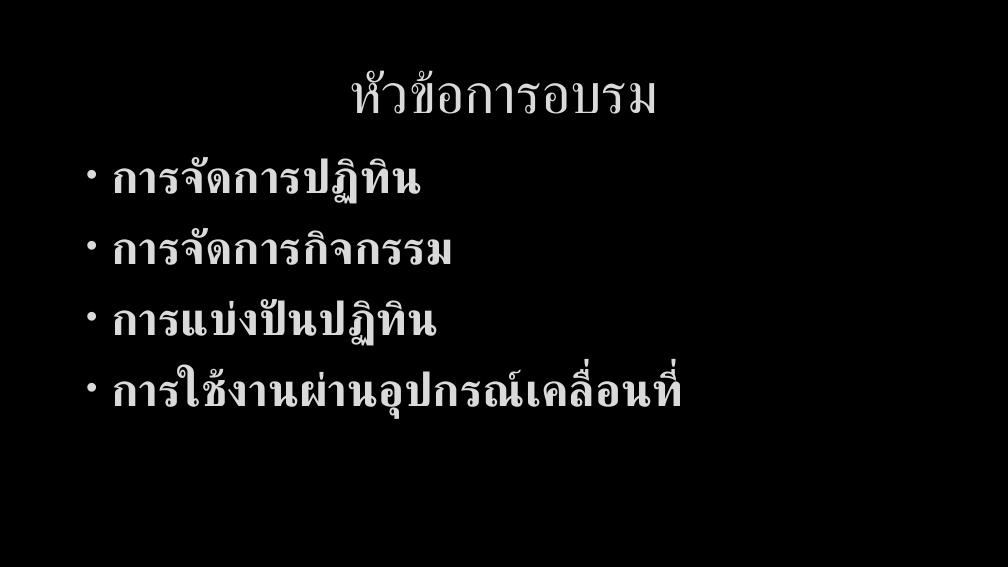
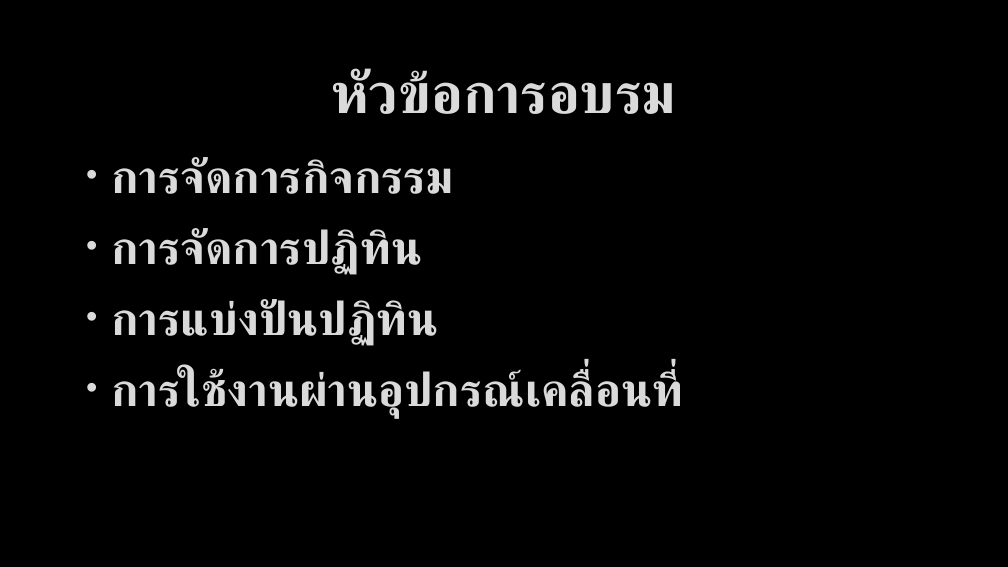
Before and after one commit to bratchasak/gcalendar, a slide deck: slide 4 of Google Calendar.pptx (slide 2 before the commit). Drawn at 1008x567 pixels with LibreOffice and Linux fonts; fonts in the diff are those of the drawing; background and template pictures are left out. Boxes give left, top, right and bottom in pixels: in the first picture for what was removed or moved away, otherwise in the second. Text is boxed around its words. In the diff, an @@ line names an element or a change of style, - is before the commit and + after.

Commit message:
edit slide 2014-04-22

```diff
--- a/Google Calendar.pptx
+++ b/Google Calendar.pptx
@@ title "หัวข้อการอบรม" at (331,68,676,114): bold on @@
@@ text at (111,157,453,194): paragraph added @@
+• การจัดการกิจกรรม
@@ text at (111,228,453,265): paragraph removed @@
-• การจัดการกิจกรรม
```
Also in this commit, not shown: 7 other slides changed, 16 slides removed, 1 other file.
